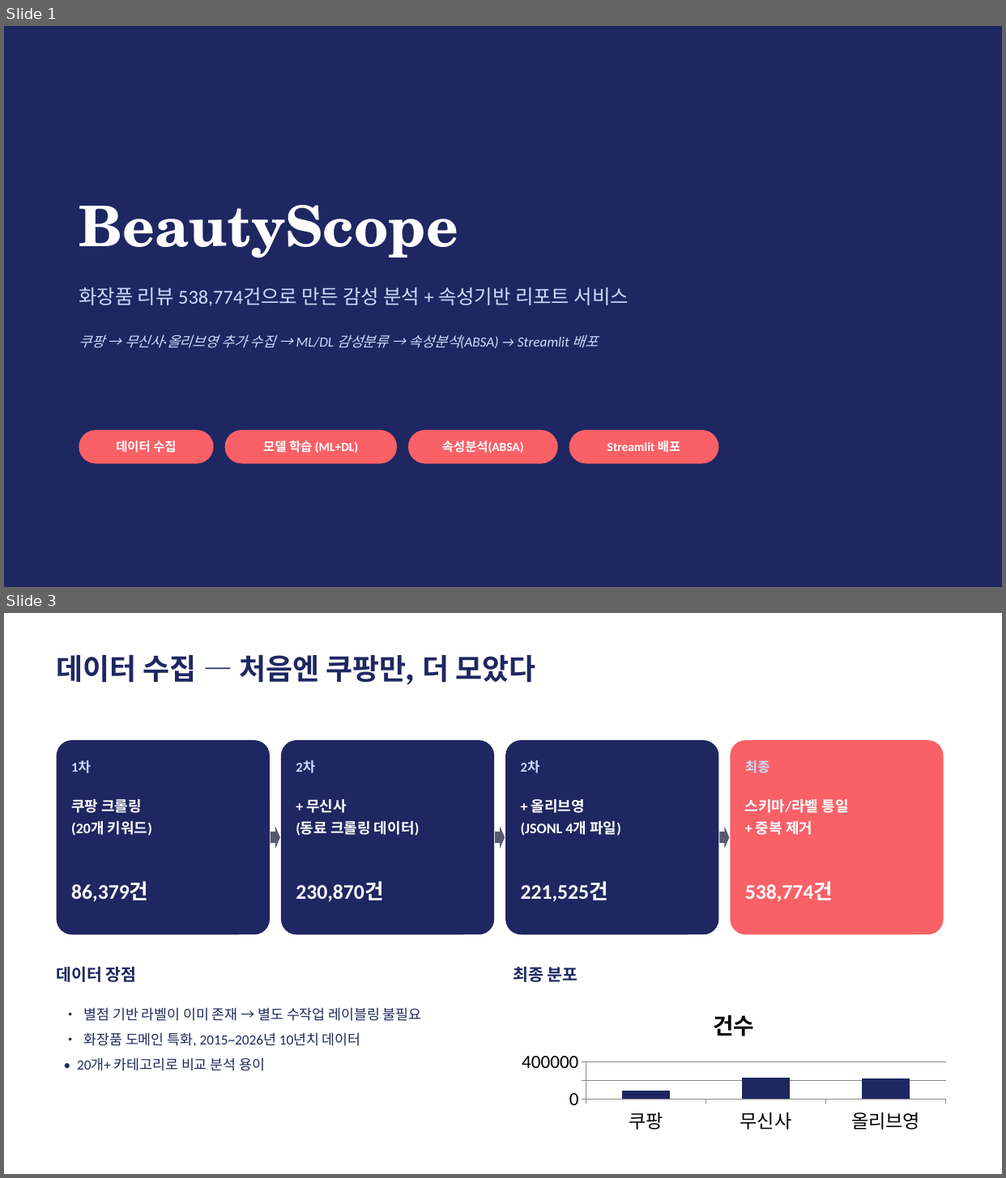
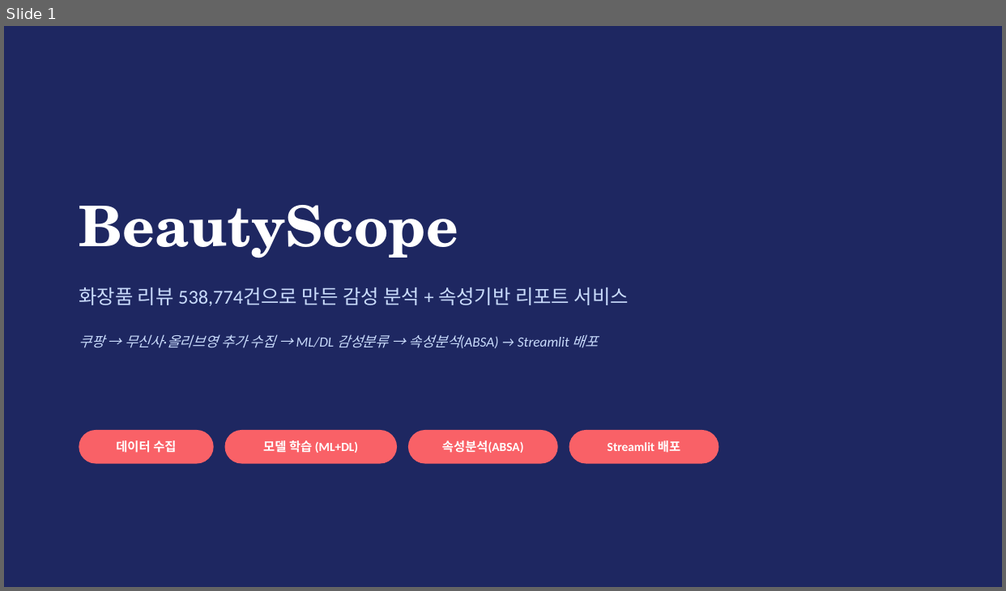
Before and after one commit to dong29482757-beep/shopping-review-crawler, a slide deck: BeautyScope_발표.pptx. Shown one above the other, each under a label of ours: slides 1 and 3 before the commit, slide 1 after it; the slides between them are not shown. The pictures are 1006x1178 and 1006x591 pixels, drawn with LibreOffice and Linux fonts; fonts in the diff are those of the drawing. Boxes give left, top, right and bottom in pixels: in the first picture for what was removed or moved away, otherwise in the second. Text is boxed around its words. In the diff, an @@ line names an element or a change of style, - is before the commit and + after.

```diff
--- a/BeautyScope_발표.pptx
+++ b/BeautyScope_발표.pptx
@@ slide 3 removed at [4,613,1002,1174], background #FFFFFF @@
@@ text removed at [57,655,536,685] @@
-데이터 수집 — 처음엔 쿠팡만, 더 모았다
@@ rounded rectangle removed at [57,740,270,935] @@
@@ rounded rectangle removed at [281,740,494,935] @@
@@ rounded rectangle removed at [505,740,719,935] @@
@@ rounded rectangle removed at [731,740,944,935] @@
@@ text removed at [71,761,91,773] @@
-1차
@@ text removed at [296,761,315,773] @@
-2차
@@ text removed at [521,761,540,773] @@
-2차
@@ text removed at [745,760,770,773] @@
-최종
@@ text removed at [71,799,152,836] @@
-쿠팡 크롤링
-(20개 키워드)
@@ text removed at [296,799,419,836] @@
-+ 무신사
-(동료 크롤링 데이터)
@@ text removed at [521,799,621,836] @@
-+ 올리브영
-(JSONL 4개 파일)
@@ text removed at [745,799,848,835] @@
-스키마/라벨 통일
-+ 중복 제거
@@ right arrow removed at [270,826,280,849] @@
@@ right arrow removed at [495,826,505,849] @@
@@ right arrow removed at [720,826,730,849] @@
@@ text removed at [71,882,148,902] @@
-86,379건
@@ text removed at [296,882,383,902] @@
-230,870건
@@ text removed at [521,882,608,901] @@
-221,525건
@@ text removed at [745,882,833,901] @@
-538,774건
@@ text removed at [57,966,137,982] @@
-데이터 장점
@@ text removed at [513,966,578,982] @@
-최종 분포
@@ column chart removed at [513,995,955,1137] @@
-title "건수"
-categories: 쿠팡, 무신사, 올리브영
-건수: 86000, 231000, 222000
@@ text removed at [77,1007,422,1071] @@
-• 별점 기반 라벨이 이미 존재 → 별도 수작업 레이블링 불필요
-• 화장품 도메인 특화, 2015~2026년 10년치 데이터
-• 20개+ 카테고리로 비교 분석 용이
```
Also in this commit, not shown: 2 slides changed, 3 slides added, 8 other slides removed, 2 other files.
